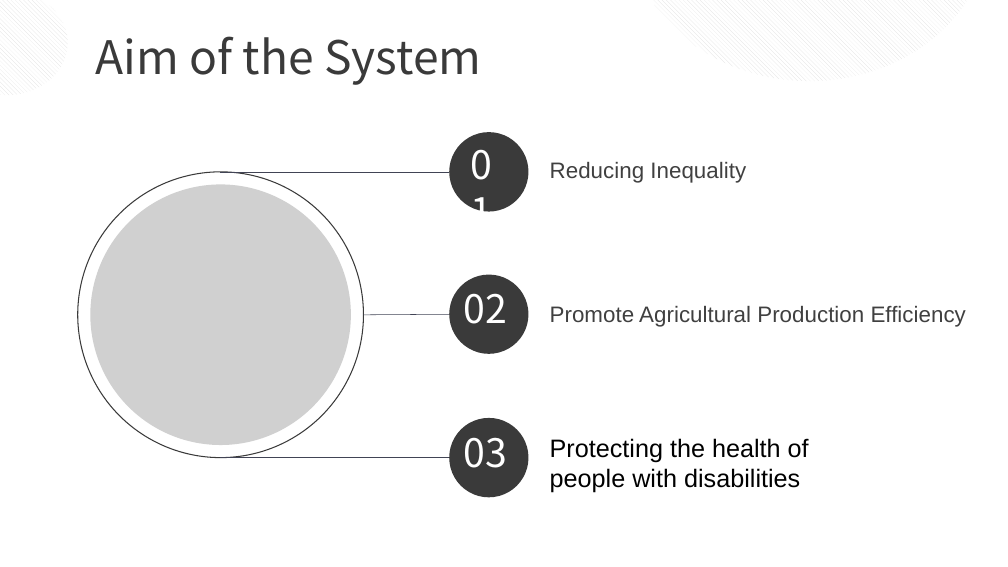
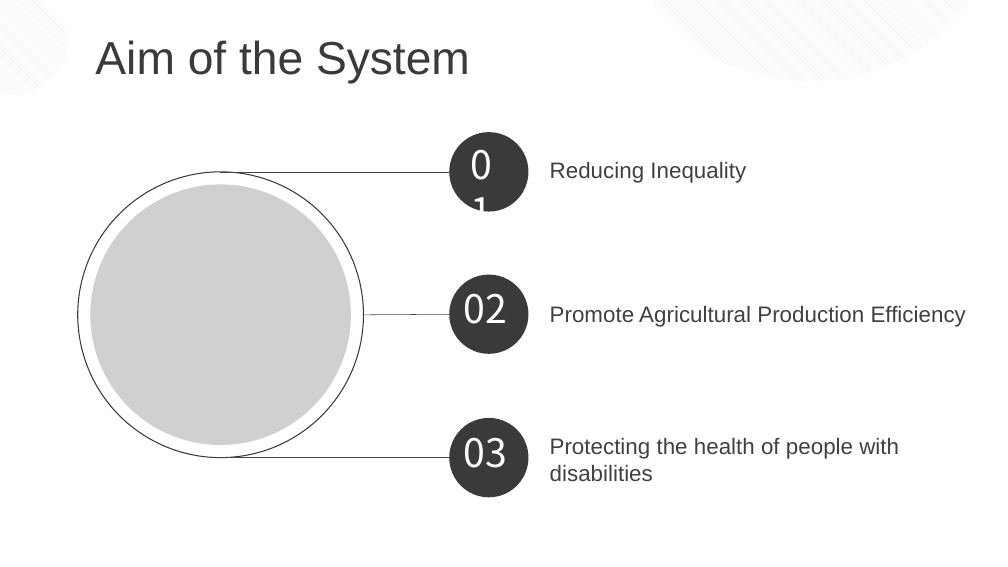
Before and after one commit to JannLeo/Summary-of-learning-experience, a slide deck: slide 2 of master/Modern Industry Practice/Phase2/ljn_EMG.pptx. Drawn at 1008x567 pixels with LibreOffice and Linux fonts; fonts in the diff are those of the drawing; grey boxes stand for pictures. Boxes give left, top, right and bottom in pixels: in the first picture for what was removed or moved away, otherwise in the second. Text is boxed around its words. In the diff, an @@ line names an element or a change of style, - is before the commit and + after.

```diff
--- a/master/Modern Industry Practice/Phase2/ljn_EMG.pptx
+++ b/master/Modern Industry Practice/Phase2/ljn_EMG.pptx
@@ text "Aim of the System" at (x1=95, y1=40, x2=470, y2=84): font Noto Sans CJK SC to Arial @@
@@ text "Protecting the health of people ..." at (x1=550, y1=438, x2=899, y2=481): size 24 to 21.3 pt, text colour #000000 to #404040 @@
```
Also in this commit, not shown: 2 other slides changed, 4 slides added, 10 other files.
